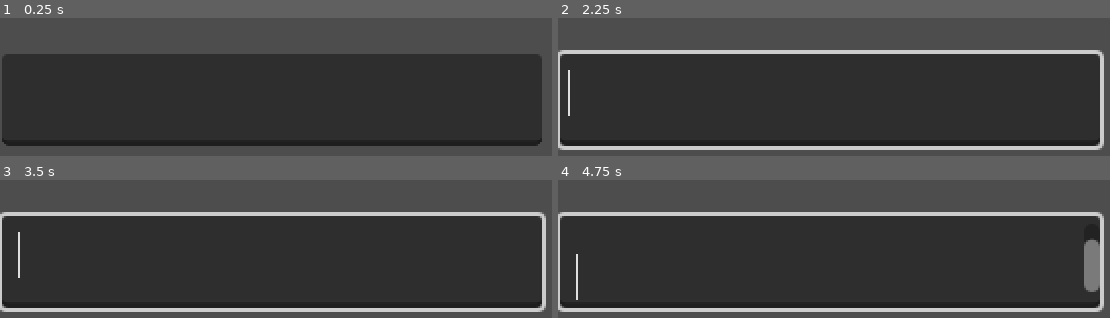
Above: before the commit, frames 1-4 (two rows, left to right).
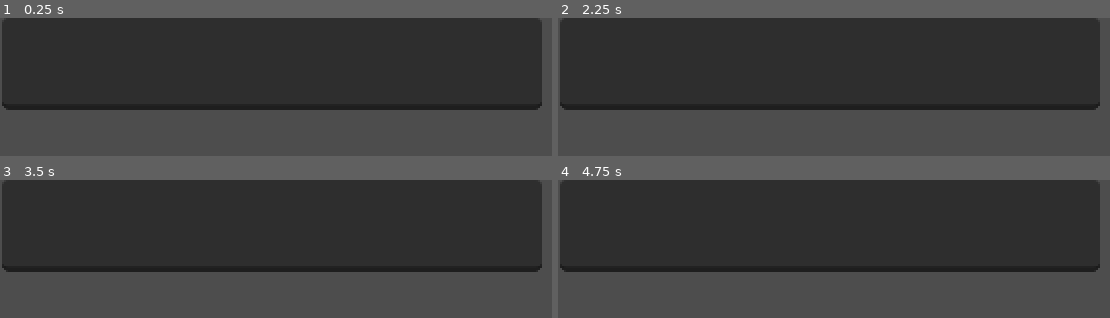
Above: after the commit, the same moments.

Repository: ayoreis/beneath-the-surface
Game: Godot game, scene res://main.tscn
Same seed, same stepped clock (60 frames per second), same inputs: the game is played once before the commit and once after it.
Inputs (mouse positions are in pixels of both pictures, inside the frame that each line leads up to):
- Up to frame 1 (0.25 s): no input
- Up to frame 2 (2.25 s): tap Enter at 0.5, 2 s; move the mouse to (outside the picture) at 0.52 s; click (outside the picture) at 0.67 s; tap Space at 1.25 s; move the mouse to (outside the picture) at 1.27 s; click (outside the picture) at 1.42 s; move the mouse to (944, 118) at 2.02 s; click (944, 118) at 2.17 s
- Up to frame 3 (3.5 s): tap Space at 2.75 s; move the mouse to (outside the picture) at 2.77 s; click (outside the picture) at 2.92 s
- Up to frame 4 (4.75 s): tap Enter at 3.5 s; move the mouse to (outside the picture) at 3.52 s; click (outside the picture) at 3.67 s; tap Space at 4.25 s; move the mouse to (684, 305) at 4.27 s; click (684, 305) at 4.42 s

The runs differ from the first frame. In frame 1, 51% of the frame differs, in the area x 0-99%, y 0-93%; in frame 2, 55%; in frame 3, 55%; in frame 4, 55%, in the area x 0-99%, y 0-96%.

Commit message:
did the thingy with the camers jumping

Diff:
--- a/camscroll.gd
+++ b/camscroll.gd
@@ -1,25 +1,55 @@
 extends Camera2D
 
-var move_speed = 2.5
+var move_speed = 5
 var invert_scroll = false
+
+var anchor = 100
+
+var surface = false
 
 var SCROLL_DIRECTION = -1 if invert_scroll else 1
 
-# Called when the node enters the scene tree for the first time.
+var forest_height = -160
+var jumpheight = 0
+
+var targetpos = Vector2.ZERO
+var larping = false
+var smooth_speed = 5
+
 func _ready() -> void:
 	pass # Replace with function body.
 
+func _process(delta: float) -> void:
+	if larping:
+		position = position.lerp(targetpos, smooth_speed * delta)
 
-# Called every frame. 'delta' is the elapsed time since the previous frame.
-func _process(delta: float) -> void:
-	pass
+		if global_position.distance_to(targetpos) < 1.0:
+			global_position = targetpos
+			larping = false
 
 func _input(event: InputEvent) -> void:
 	if event is InputEventMouseButton:
+		if event.button_index != 5 and event.button_index != 4 or larping:
+			return
+
 		var direction = 0
 		if (event.button_index == 5):
 			direction = 1
 		elif (event.button_index == 4):
 			direction = -1
 		var movement = move_speed * direction * SCROLL_DIRECTION
-		position.y = max(0, movement + position.y)
+
+		if !surface and position.y + movement <= jumpheight:
+			surface = true
+			larping = true
+			targetpos.y = forest_height
+
+		elif surface and position.y + movement >= forest_height:
+
+			larping = true
+			targetpos.y = jumpheight
+			surface = false
+
+
+		position.y = min(anchor, movement + position.y)
+		position.y = max(forest_height, movement+position.y)
--- a/main.tscn
+++ b/main.tscn
@@ -10,6 +10,5 @@
 
 [node name="TextEdit" type="TextEdit" parent="." unique_id=756876142]
 offset_left = 1.0
-offset_top = 18.0
 offset_right = 271.0
-offset_bottom = 64.0
+offset_bottom = 46.0
